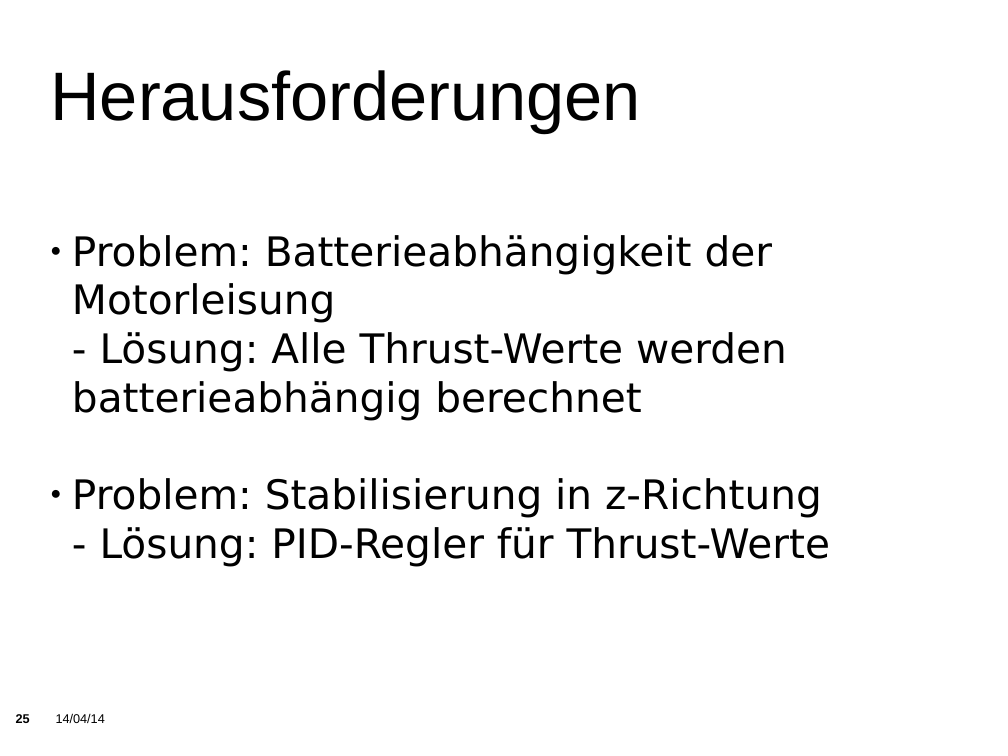
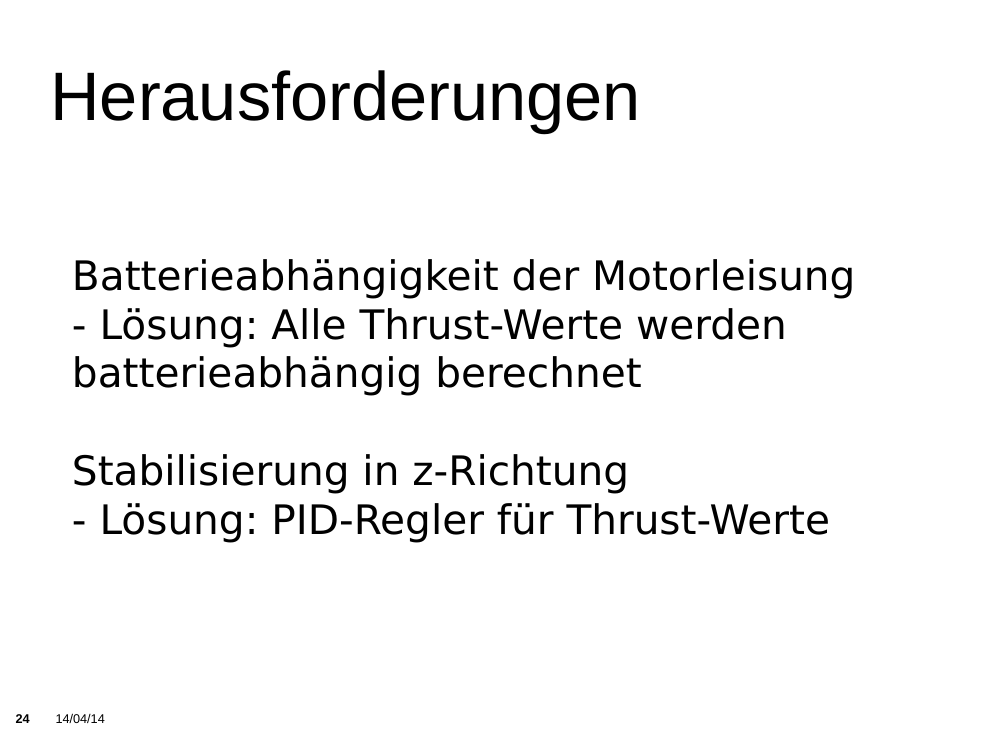
Before and after one commit to KITrokopter/Presentation, a slide deck: slide 24 of PresentationInTotal v0.1.odp (slide 25 before the commit). Drawn at 1008x756 pixels with LibreOffice and Linux fonts; fonts in the diff are those of the drawing; background and template pictures are left out. Boxes give left, top, right and bottom in pixels: in the first picture for what was removed or moved away, otherwise in the second. Text is boxed around its words. In the diff, an @@ line names an element or a change of style, - is before the commit and + after.

```diff
--- a/PresentationInTotal v0.1.odp
+++ b/PresentationInTotal v0.1.odp
@@ subtitle at (72,259,855,299): text changed @@
-● Problem: Batterieabhängigkeit der Motorleisung
+Batterieabhängigkeit der Motorleisung
@@ subtitle at (72,454,629,494): text changed @@
-● Problem: Stabilisierung in z-Richtung
+Stabilisierung in z-Richtung
@@ page number at (16,714,30,723): text changed @@
-25
+24
```
Also in this commit, not shown: 10 other slides changed, 3 slides removed.
